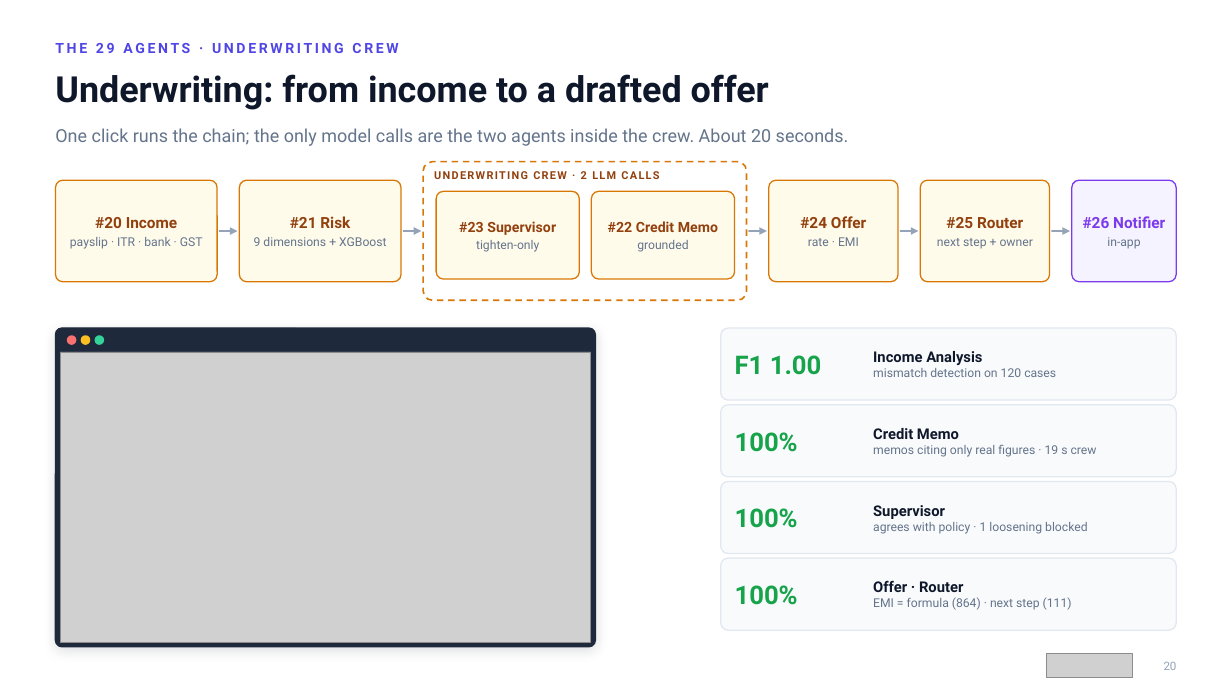
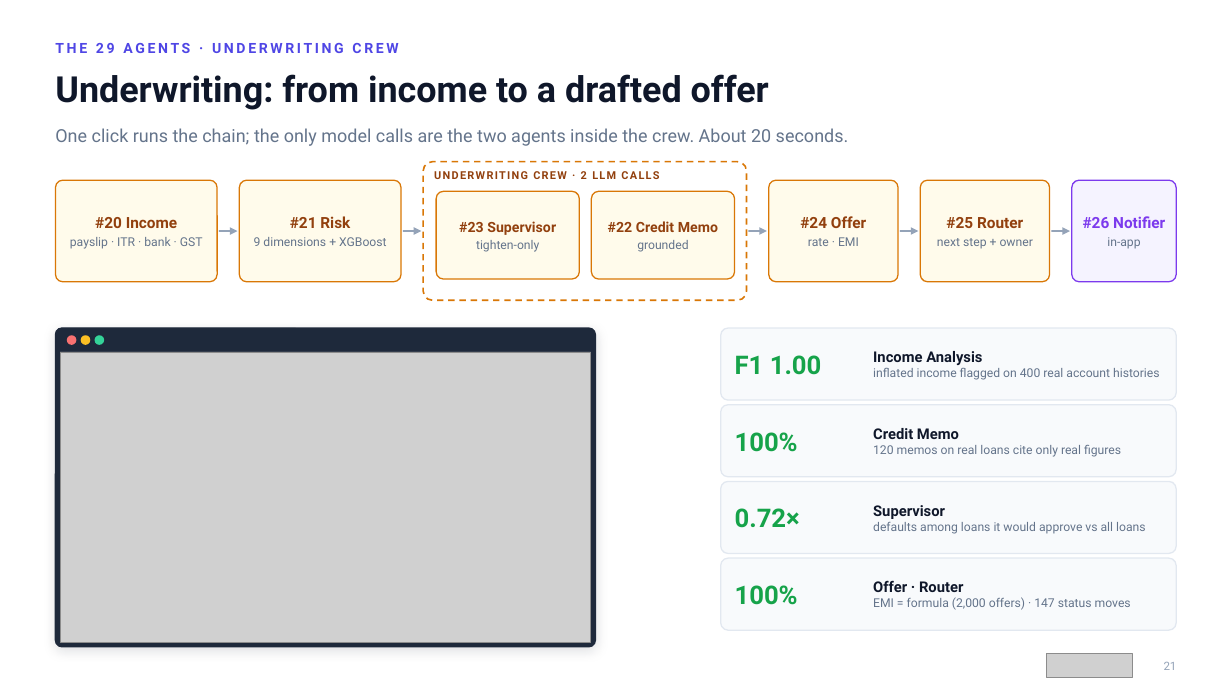
Before and after one commit to ShreyasBile/FinSight, a slide deck: slide 21 of docs/reports/07-FinSight-Project-Presentation.pptx (slide 20 before the commit). Drawn at 1232x693 pixels with LibreOffice and Linux fonts; fonts in the diff are those of the drawing; grey boxes stand for pictures. Boxes give left, top, right and bottom in pixels: in the first picture for what was removed or moved away, otherwise in the second. Text is boxed around its words. In the diff, an @@ line names an element or a change of style, - is before the commit and + after.

```diff
--- a/docs/reports/07-FinSight-Project-Presentation.pptx
+++ b/docs/reports/07-FinSight-Project-Presentation.pptx
@@ text at [873,368,1160,380]: text changed @@
-mismatch detection on 120 cases
+inflated income flagged on 400 real account histories
@@ text at [873,445,1121,457]: text changed @@
-memos citing only real figures · 19 s crew
+120 memos on real loans cite only real figures
@@ text at [735,508,800,528]: text changed @@
-100%
+0.72×
@@ text at [873,522,1146,534]: text changed @@
-agrees with policy · 1 loosening blocked
+defaults among loans it would approve vs all loans
@@ text at [873,597,1131,610]: text changed @@
-EMI = formula (864) · next step (111)
+EMI = formula (2,000 offers) · 147 status moves
@@ text at [1164,662,1177,670]: text changed @@
-20
+21
```
Also in this commit, not shown: 36 other slides changed, 4 slides added, 1 slide removed, 26 other files.
